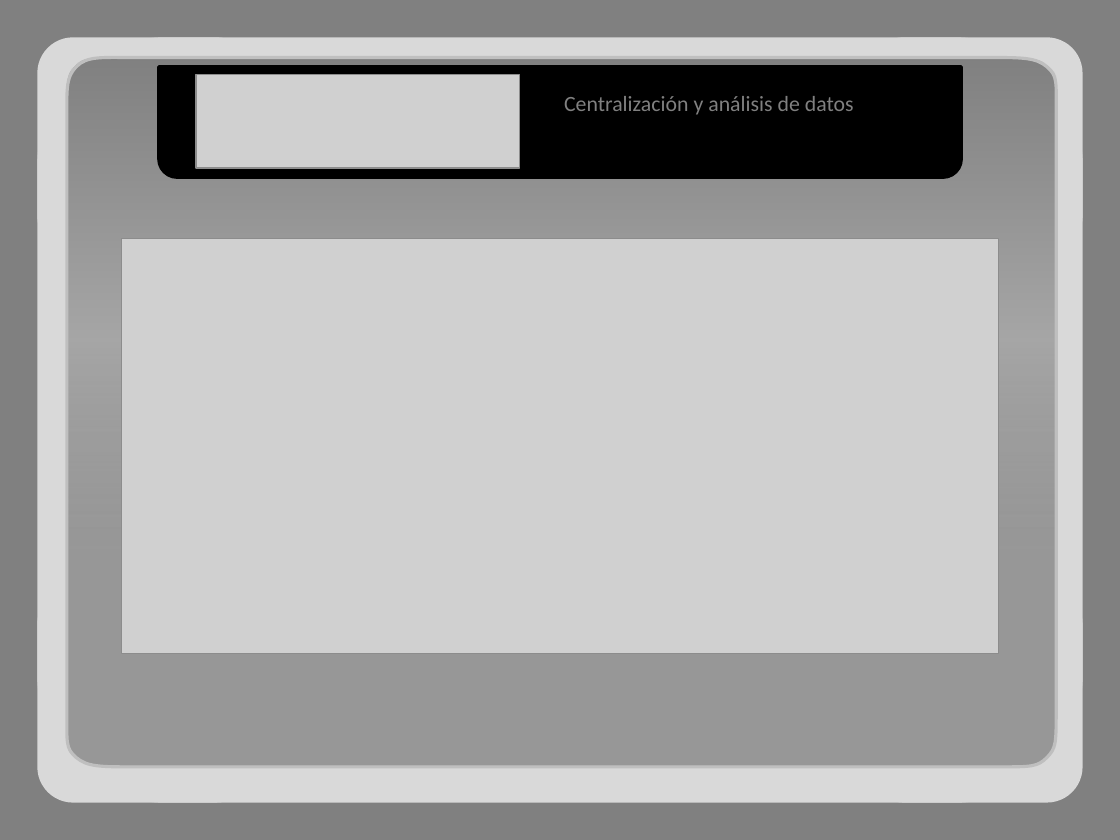
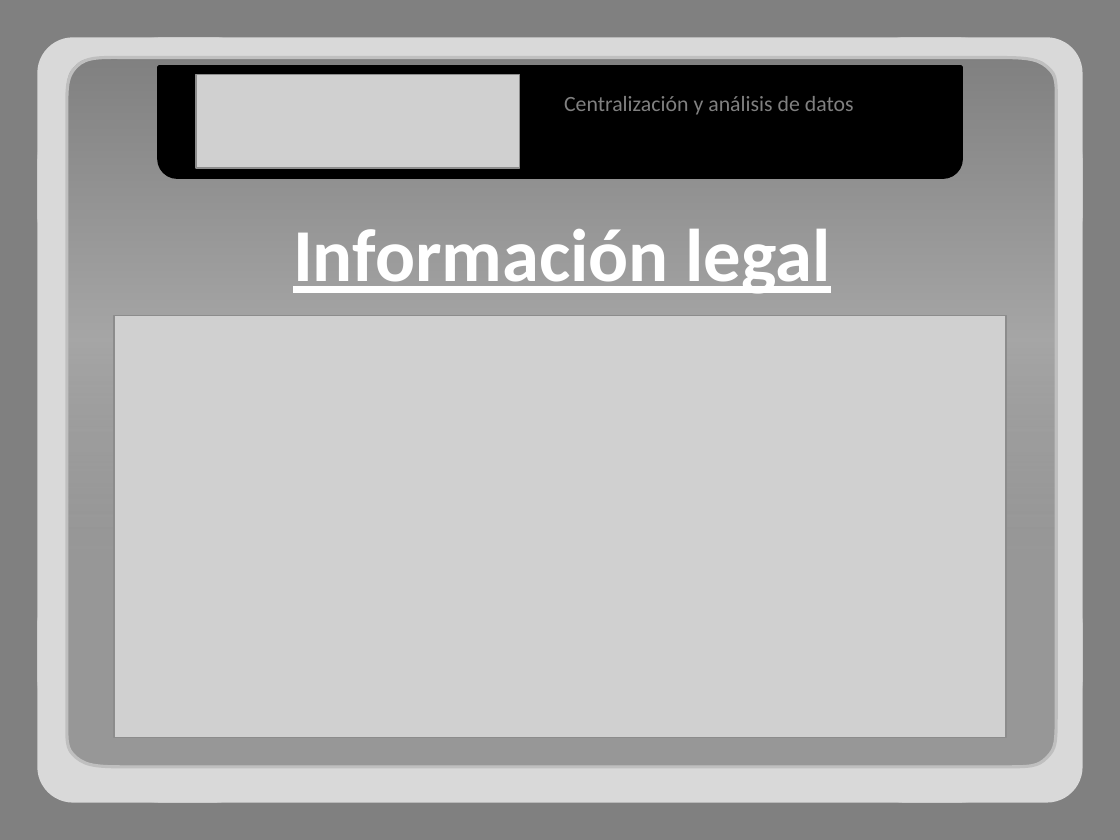
Before and after one commit to adrianachelotti/tallerdesarrollo1ero2011, a slide deck: slide 14 of Presentacion/Comercial/Presentacion Comercial.pptx. Drawn at 1120x840 pixels with LibreOffice and Linux fonts; fonts in the diff are those of the drawing; grey boxes stand for pictures. Boxes give left, top, right and bottom in pixels: in the first picture for what was removed or moved away, otherwise in the second. Text is boxed around its words. In the diff, an @@ line names an element or a change of style, - is before the commit and + after.

```diff
--- a/Presentacion/Comercial/Presentacion Comercial.pptx
+++ b/Presentacion/Comercial/Presentacion Comercial.pptx
@@ text added at bbox=[293, 229, 831, 294], 48 pt, text #FFFFFF, bold, underline @@
+Información legal
@@ picture: place and size @@
-picture at bbox=[121, 239, 998, 653]
+picture at bbox=[114, 316, 1006, 737]
```
Also in this commit, not shown: 8 other slides changed, 2 slides added.
